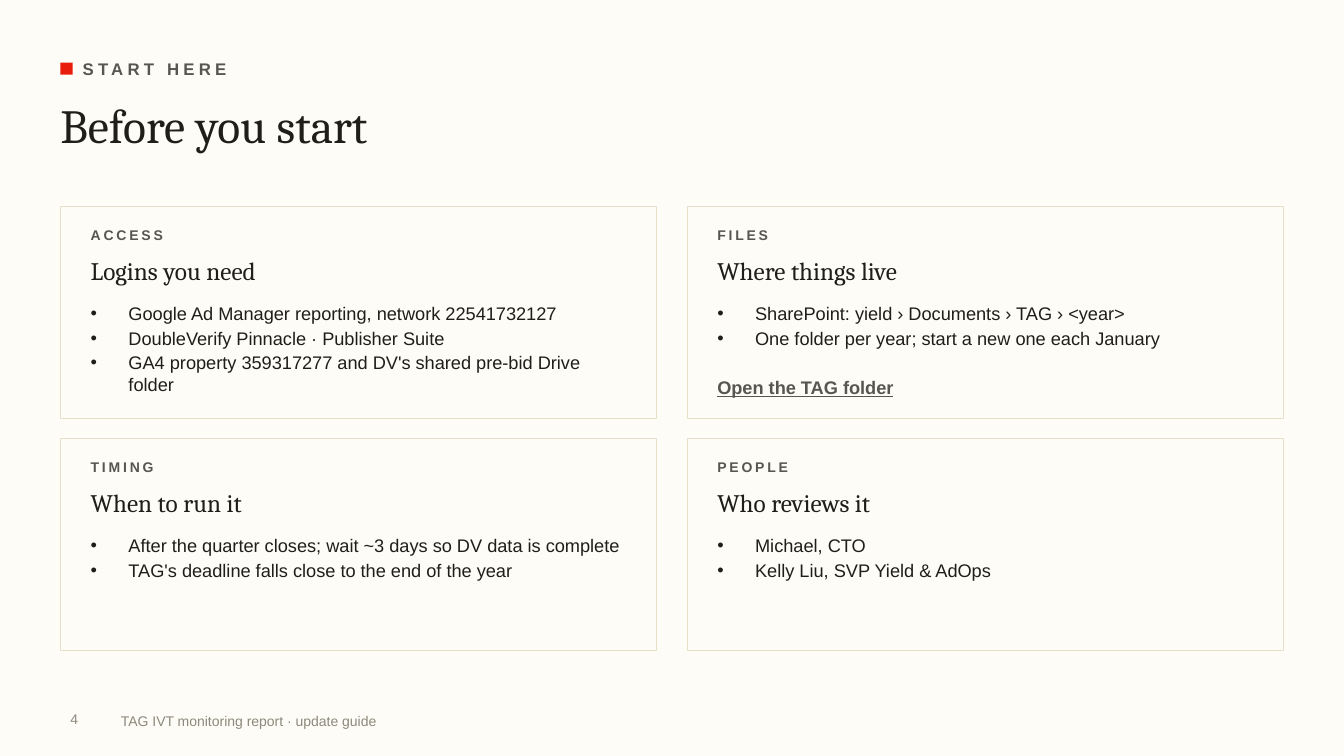
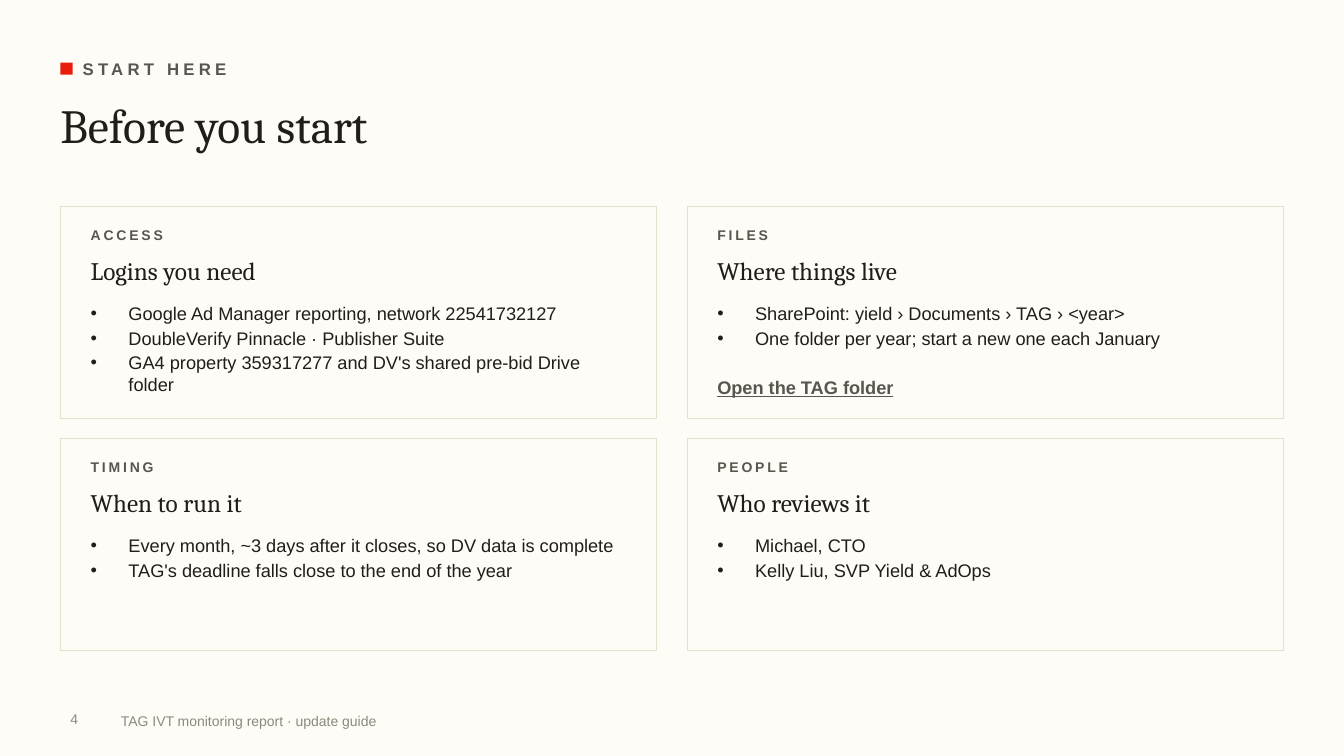
Before and after one commit to rogerhirano-nw/yield-dashboard, a slide deck: slide 4 of docs/TAG_IVT_Report_Update_Guide.pptx. Drawn at 1344x756 pixels with LibreOffice and Linux fonts; fonts in the diff are those of the drawing; background and template pictures are left out. Boxes give left, top, right and bottom in pixels: in the first picture for what was removed or moved away, otherwise in the second. Text is boxed around its words. In the diff, an @@ line names an element or a change of style, - is before the commit and + after.

```diff
--- a/docs/TAG_IVT_Report_Update_Guide.pptx
+++ b/docs/TAG_IVT_Report_Update_Guide.pptx
@@ text at (128, 538, 614, 556): text changed @@
-• After the quarter closes; wait ~3 days so DV data is complete
+• Every month, ~3 days after it closes, so DV data is complete
```
Also in this commit, not shown: 9 other slides changed, 3 other files.
